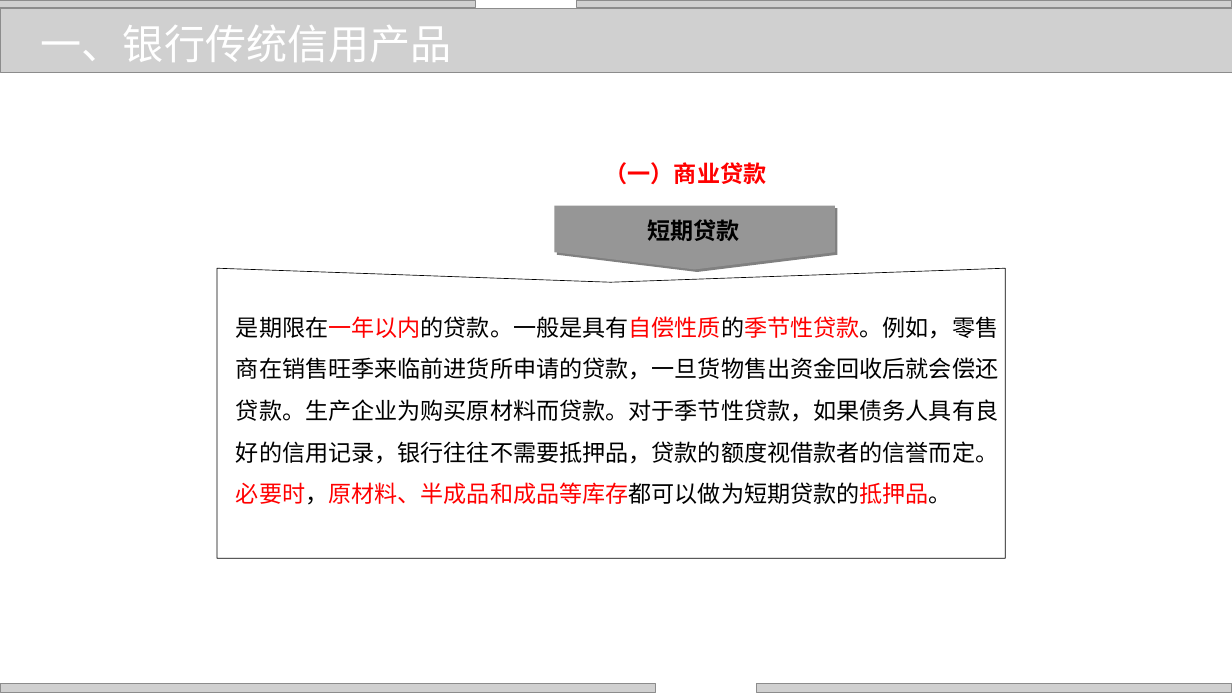
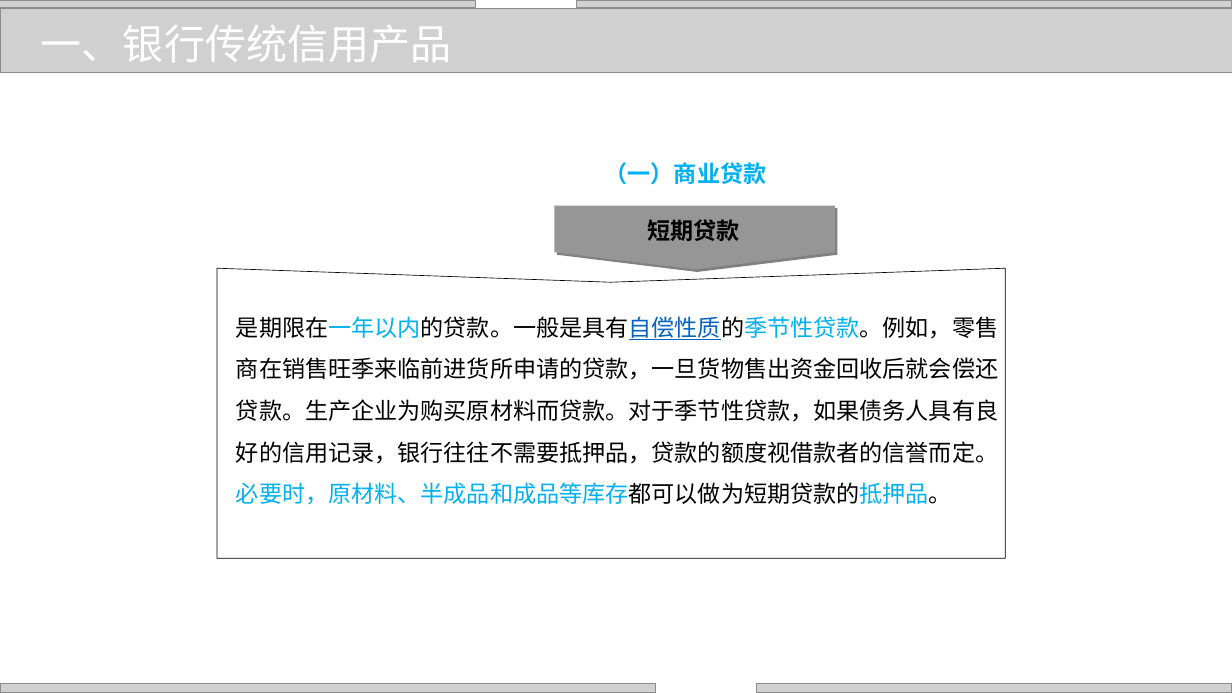
Before and after one commit to zhangjianzhang/internet_credit, a slide deck: slide 4 of files/slides/lecture_19.pptx. Drawn at 1232x693 pixels with LibreOffice and Linux fonts; fonts in the diff are those of the drawing; grey boxes stand for pictures; background and template pictures are left out. Boxes give left, top, right and bottom in pixels: in the first picture for what was removed or moved away, otherwise in the second. Text is boxed around its words. In the diff, an @@ line names an element or a change of style, - is before the commit and + after.

```diff
--- a/files/slides/lecture_19.pptx
+++ b/files/slides/lecture_19.pptx
@@ text "（一）商业贷款" at (605,162,767,184): text colour #FF0000 to #00B0F0 @@
@@ text "是期限在一年以内的贷款。一般是具有自偿性质的季节性贷款。例如，零售商在销售旺季来临前进货所申请的贷款，一旦货物售出资金回 ..." at (236,316,998,505): text colour #FF0000 to #00B0F0, text colour #FF0000 to #0563C1, text colour #000000 to #00B0F0, underline on in "是期限在一年以内的贷款。一般是具有自偿性质的季节性贷款。例如，零售商在销售旺季来临前进货所申请的贷款，一旦货物售出资金回 ..." @@
```
Also in this commit, not shown: 24 other slides changed, 7 other files.
